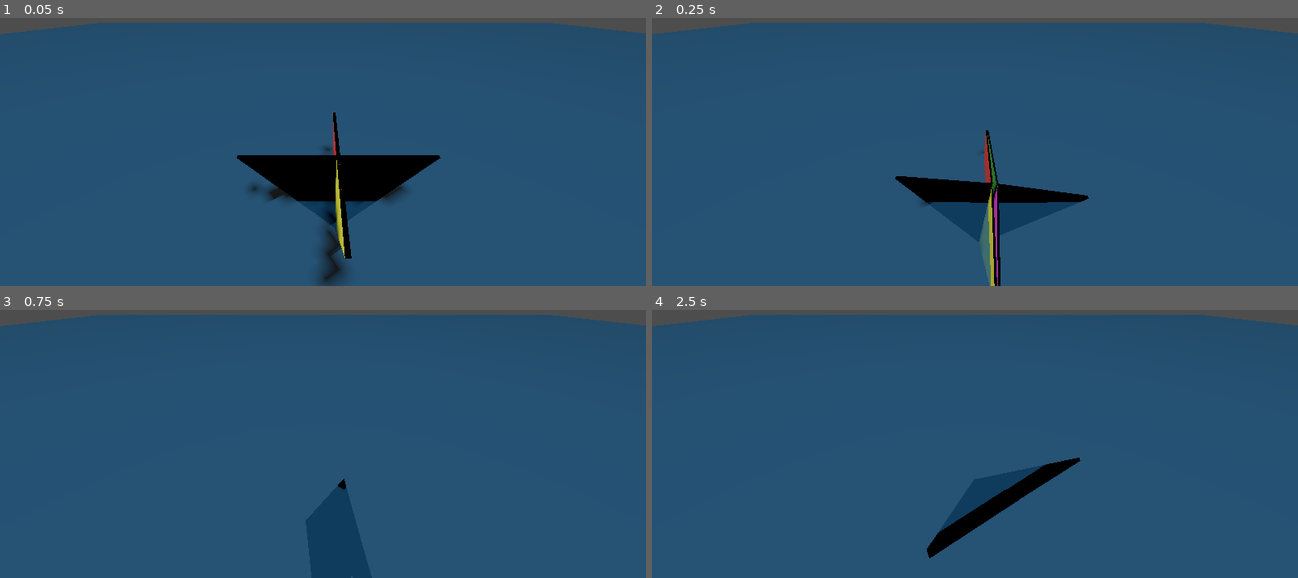
Above: before the commit, frames 1-4 (two rows, left to right).
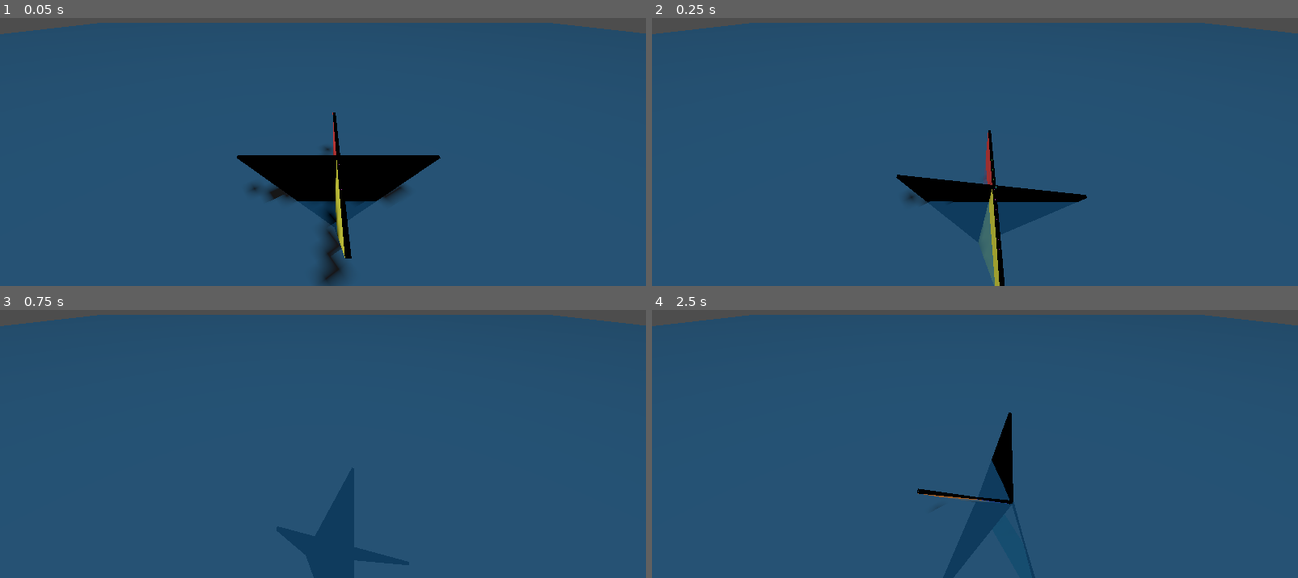
Above: after the commit, the same moments.

Repository: q-qo-o/origami_robot
Game: Godot game, scene res://scenes/ocean.tscn
The game is run twice, just before and just after one commit, with the same random seed, the same clock (stepped at 60 frames per second) and the same inputs.
Inputs (mouse positions are in pixels of both pictures, inside the frame that each line leads up to):
- Up to frame 1 (0.05 s): no input
- Up to frame 2 (0.25 s): no input
- Up to frame 3 (0.75 s): move the mouse to (465, 379) at 0.52 s; hold Shift from 0.53 s (still down); click (465, 379) at 0.67 s
- Up to frame 4 (2.5 s): release Shift at 1.25 s; drag from (845, 414) to (942, 468) at 1.27 s; move the mouse to (1039, 318) at 2.02 s; hold Shift from 2.03 s (still down); click (1039, 318) at 2.17 s

Frame 1 is identical in both runs. In frame 2, 0.9% of the frame differs, in the area x 37-68%, y 41-100%; in frame 3, less than 0.1%; in frame 4, 2.2%, in the area x 41-67%, y 38-93%.

Commit message:
重构运动控制器：实现折纸折叠/展开的位置伺服控制
- 将 robot_motion.gd 从正弦波速度驱动改为 PD 位置伺服
- 新增 fold_depth、position_gain、damping_gain 等可调参数
- 支持自动捕获初始角度作为折叠基准
- 在场景中实例化 MotionController 并挂载新脚本

Diff:
--- a/scenes/origami_robot.tscn
+++ b/scenes/origami_robot.tscn
@@ -1,6 +1,7 @@
 [gd_scene format=4 uid="uid://prb43dbfiuui"]
 
 [ext_resource type="Script" path="res://scripts/buoyancy/buoyancy_mesh.gd" id="buoyancy_script"]
+[ext_resource type="Script" path="res://scripts/robot_motion.gd" id="robot_motion"]
 
 [sub_resource type="StandardMaterial3D" id="StandardMaterial3D_a0ox0"]
 cull_mode = 2
@@ -354,3 +355,6 @@
 angular_limit/upper = 1.570796
 node_a = NodePath("../face7")
 node_b = NodePath("../face0")
+
+[node name="MotionController" type="Node3D" parent="."]
+script = ExtResource("robot_motion")
--- a/scripts/robot_motion.gd
+++ b/scripts/robot_motion.gd
@@ -1,16 +1,36 @@
 extends Node3D
 
-## 折纸机器人运动控制器
-## 驱动 8 个 HingeJoint3D 的马达，产生波浪形爬行运动
-
-## 每个关节的马达目标速度振幅（°/s）
-@export var speed_amplitude: float = 180.0
-
-## 运动周期（秒）
-@export var period: float = 2.0
-
-## 相位偏移（0~1），相邻关节之间的相位差
-@export var phase_offset: float = 0.125
+## 折纸机器人折叠/展开运动控制器
+## 控制 8 个 HingeJoint3D 实现循环折叠与展开
+##
+## 运动学约束回顾：
+## - 8 个面片 face0~face7 通过 8 个 HingeJoint3D 构成闭合环
+## - 完全展开时相邻面共面（二面角 δ = 0°）
+## - 折叠时二面角 δ > 0，面片绕折痕（关节轴）相对旋转
+## - 控制策略：位置伺服 + 速度限制，目标角度在折叠角度与 0 之间周期性变化
+
+
+# ============================================================================
+# 导出参数
+# ============================================================================
+
+## 运动周期（秒），一个完整折叠→展开→折叠循环
+@export var cycle_period: float = 6.0
+
+## 折叠深度：0 = 完全不折叠（保持展平），1 = 完全折叠到初始角度
+@export var fold_depth: float = 1.0
+
+## 位置控制增益（rad/s 每 rad 误差）
+@export var position_gain: float = 2.0
+
+## 阻尼增益（rad/s 每 rad/s 角速度）
+@export var damping_gain: float = 0.5
+
+## 最大输出角速度（rad/s）
+@export var max_velocity: float = 2.0
+
+## 马达最大冲量
+@export var motor_max_impulse: float = 5.0
 
 ## 启用/暂停运动
 @export var enable_motion: bool = true:
@@ -21,32 +41,58 @@
 		else:
 			_stop_motors()
 
-## 马达最大冲量（越大力量越大）
-@export var motor_max_impulse: float = 10.0
+## 物理稳定等待时间（秒），之后捕获初始角度作为折叠基准
+@export var auto_capture_delay: float = 1.0
+
+
+# ============================================================================
+# 内部状态
+# ============================================================================
 
 var elapsed_time: float = 0.0
 var joints: Array[HingeJoint3D] = []
+var previous_angles: Array[float] = []
+var initial_angles: Array[float] = []
+var _initialized: bool = false
+var _init_timer: float = 0.0
+
+
+# ============================================================================
+# 生命周期
+# ============================================================================
 
 func _ready():
 	_collect_joints()
-	if enable_motion:
-		_start_motors()
-
-func _collect_joints():
-	joints.clear()
-	for i in range(8):
-		var j = get_node_or_null("../face" + str(i) + "/joint" + str(i)) as HingeJoint3D
-		if j:
-			joints.append(j)
-
-func _process(delta):
+	previous_angles.resize(joints.size())
+	previous_angles.fill(0.0)
+	initial_angles.resize(joints.size())
+	initial_angles.fill(0.0)
+
+	if enable_motion and _motors_available():
+		for joint in joints:
+			if joint:
+				joint.set("motor/enable", true)
+				joint.set("motor/max_impulse", motor_max_impulse)
+				joint.set("motor/target_velocity", 0.0)
+
+
+func _physics_process(delta):
 	if not enable_motion or joints.is_empty():
 		return
 
-	# headless 模式不支持物理马达，静默跳过
 	if not _motors_available():
 		return
 
+	# 阶段一：等待物理稳定，捕获初始角度
+	if not _initialized:
+		_init_timer += delta
+		if _init_timer >= auto_capture_delay:
+			_capture_initial_angles()
+			_initialized = true
+			print("[OrigamiMotion] Initial angles captured: ", _format_angles(initial_angles))
+		return
+
+	# 阶段二：周期运动控制
 	elapsed_time += delta
 
 	for i in range(len(joints)):
@@ -54,16 +100,138 @@
 		if not joint:
 			continue
 
-		# 正弦波速度目标（°/s）
-		# 相邻关节之间相位偏移 phase_offset * 2π → 波浪运动
-		var phase = float(i) * phase_offset * TAU
-		var target_velocity = speed_amplitude * sin(elapsed_time * TAU / period + phase)
-
-		joint.set("motor/target_velocity", target_velocity)
+		var current_angle = _get_joint_angle(joint)
+		if not is_finite(current_angle):
+			continue
+
+		var angle_velocity = (current_angle - previous_angles[i]) / delta
+		previous_angles[i] = current_angle
+
+		var target_angle = _compute_target_angle(i, elapsed_time)
+		if not is_finite(target_angle):
+			continue
+
+		# 位置伺服 + 阻尼
+		var error = target_angle - current_angle
+		var velocity_target = position_gain * error - damping_gain * angle_velocity
+
+		# 速度饱和
+		velocity_target = clampf(velocity_target, -max_velocity, max_velocity)
+
+		joint.set("motor/target_velocity", velocity_target)
+
+
+# ============================================================================
+# 目标角度计算
+# ============================================================================
+
+## 计算第 i 个关节在时刻 t 的目标角度
+##
+## 一个周期内的运动规划：
+##   0.00 ~ 0.35: 保持折叠 → 开始展开（ease-out）
+##   0.35 ~ 0.50: 完全展开（停留）
+##   0.50 ~ 0.85: 开始折叠（ease-in） → 回到折叠
+##   0.85 ~ 1.00: 保持折叠（停留）
+func _compute_target_angle(joint_index: int, t: float) -> float:
+	var phase = t / cycle_period
+	var cycle_t = phase - floor(phase)
+
+	var fold_factor: float
+	if cycle_t < 0.35:
+		var u = cycle_t / 0.35
+		fold_factor = 1.0 - _ease_out_cubic(u)
+	elif cycle_t < 0.50:
+		fold_factor = 0.0
+	elif cycle_t < 0.85:
+		var u = (cycle_t - 0.50) / 0.35
+		fold_factor = _ease_in_cubic(u)
+	else:
+		fold_factor = 1.0
+
+	var initial = initial_angles[joint_index]
+	return initial * fold_factor * fold_depth
+
+
+## ease-out cubic: t∈[0,1] → 1-(1-t)³
+static func _ease_out_cubic(t: float) -> float:
+	var u = 1.0 - clampf(t, 0.0, 1.0)
+	return 1.0 - u * u * u
+
+
+## ease-in cubic: t∈[0,1] → t³
+static func _ease_in_cubic(t: float) -> float:
+	var u = clampf(t, 0.0, 1.0)
+	return u * u * u
+
+
+# ============================================================================
+# 关节角度测量
+# ============================================================================
+
+static func _get_joint_angle(joint: HingeJoint3D) -> float:
+	var body_a = joint.get_node(joint.node_a) as RigidBody3D
+	var body_b = joint.get_node(joint.node_b) as RigidBody3D
+	if not body_a or not body_b:
+		return 0.0
+
+	var axis = joint.global_transform.basis.z.normalized()
+	if not axis.is_normalized():
+		return 0.0
+
+	# 在世界坐标中建立垂直于 axis 的正交基 (u, v)
+	var u = _get_perpendicular(axis)
+	var v = axis.cross(u).normalized()
+
+	# 将正交基转换到 body_a 和 body_b 的局部坐标系
+	var basis_a_inv = body_a.global_transform.basis.inverse()
+	var basis_b_inv = body_b.global_transform.basis.inverse()
+
+	var u_a = basis_a_inv * u
+	var v_a = basis_a_inv * v
+	var u_b = basis_b_inv * u
+
+	var x = u_a.dot(u_b)
+	var y = v_a.dot(u_b)
+
+	# 数值安全：确保 x²+y² 合理
+	var mag_sq = x * x + y * y
+	if mag_sq < 1e-12:
+		return 0.0
+
+	return atan2(y, x)
+
+
+static func _get_perpendicular(v: Vector3) -> Vector3:
+	var abs_x = abs(v.x)
+	var abs_y = abs(v.y)
+	var abs_z = abs(v.z)
+
+	var ref: Vector3
+	if abs_x <= abs_y and abs_x <= abs_z:
+		ref = Vector3(1, 0, 0)
+	elif abs_y <= abs_x and abs_y <= abs_z:
+		ref = Vector3(0, 1, 0)
+	else:
+		ref = Vector3(0, 0, 1)
+
+	var perp = ref.cross(v)
+	if perp.length_squared() < 1e-8:
+		if ref == Vector3(1, 0, 0):
+			ref = Vector3(0, 1, 0)
+		else:
+			ref = Vector3(1, 0, 0)
+		perp = ref.cross(v)
+
+	return perp.normalized()
+
+
+# ============================================================================
+# 马达控制
+# ============================================================================
 
 static func _motors_available() -> bool:
-	# headless 模式使用 Dummy 显示服务器 → 不支持物理马达
 	return DisplayServer.get_name() != "headless"
+
 
 func _start_motors():
 	if not _motors_available():
@@ -72,6 +240,7 @@
 		if joint:
 			joint.set("motor/enable", true)
 			joint.set("motor/max_impulse", motor_max_impulse)
+
 
 func _stop_motors():
 	if not _motors_available():
@@ -82,14 +251,48 @@
 			joint.set("motor/target_velocity", 0.0)
 			joint.set("motor/max_impulse", 0.0)
 
+
+# ============================================================================
+# 初始化
+# ============================================================================
+
+func _collect_joints():
+	joints.clear()
+	for i in range(8):
+		var j = get_node_or_null("../joint" + str(i)) as HingeJoint3D
+		if j:
+			joints.append(j)
+		else:
+			push_warning("[OrigamiMotion] Joint joint" + str(i) + " not found")
+
+
+func _capture_initial_angles():
+	for i in range(len(joints)):
+		var angle = _get_joint_angle(joints[i])
+		initial_angles[i] = angle
+		previous_angles[i] = angle
+
+
+# ============================================================================
+# 辅助
+# ============================================================================
+
+static func _format_angles(angles: Array[float]) -> String:
+	var parts: Array[String] = []
+	for i in range(angles.size()):
+		parts.append("j%d=%.3f°" % [i, rad_to_deg(angles[i])])
+	return "[" + ", ".join(parts) + "]"
+
+
+# ============================================================================
+# 公共接口
+# ============================================================================
+
 func restart():
 	elapsed_time = 0.0
-
-func set_phase_offset(offset: float):
-	phase_offset = clampf(offset, 0.0, 1.0)
-
-func set_speed(amp: float):
-	speed_amplitude = amp
-
-func set_period(p: float):
-	period = maxf(p, 0.1)
+	_initialized = false
+	_init_timer = 0.0
+
+
+func set_cycle_period(p: float):
+	cycle_period = maxf(p, 0.5)
